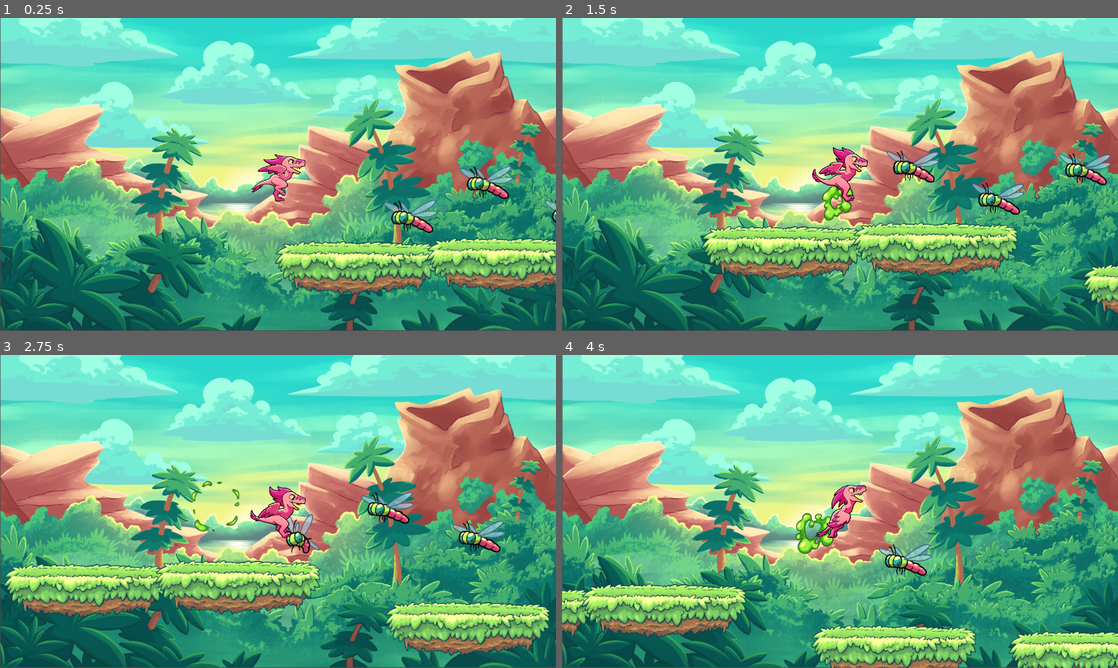
Above: before the commit, frames 1-4 (two rows, left to right).
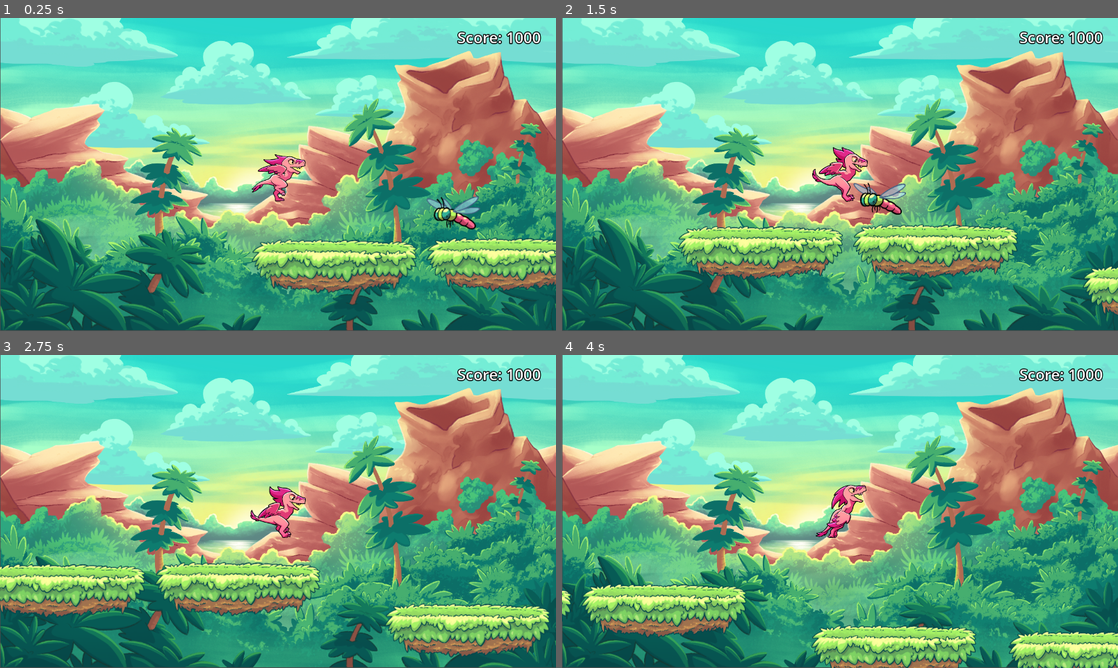
Above: after the commit, the same moments.

Repository: Rold-Bondswell/Prototype-2
Game: Godot game, scene res://Scenes/main.tscn
Two runs of this game, one before a commit and one after it. Both use one fixed random seed, a clock stepped at 60 frames per second and the inputs below.
Inputs:
- Up to frame 1 (0.25 s): no input
- Up to frame 2 (1.5 s): tap Space (jump) at 0.77 s
- Up to frame 3 (2.75 s): tap Space (jump) at 1.52 s
- Up to frame 4 (4 s): tap Space (jump) at 3.02, 3.77 s

The runs differ from the first frame. In frame 1, 5.7% of the frame differs, in the area x 45-100%, y 4-89%; in frame 2, 9.1%; in frame 3, 10%, in the area x 0-99%, y 4-97%; in frame 4, 2.0%.

Commit message:
We made the score in the top right and fixed the bug collecting sound

Diff:
--- a/Scenes/main.tscn
+++ b/Scenes/main.tscn
@@ -25,26 +25,10 @@
 [node name="Moving" type="Node2D" parent="Enviorment"]
 
 [node name="Platform" parent="Enviorment/Moving" instance=ExtResource("2_kjvn1")]
-position = Vector2(51, 8)
+position = Vector2(-3, 4)
 
 [node name="Collectible" parent="Enviorment/Moving" node_paths=PackedStringArray("game") instance=ExtResource("6_0camp")]
-position = Vector2(544, -112)
-game = NodePath("../../..")
-
-[node name="Collectible2" parent="Enviorment/Moving" node_paths=PackedStringArray("game") instance=ExtResource("6_0camp")]
-position = Vector2(174, -108)
-game = NodePath("../../..")
-
-[node name="Collectible3" parent="Enviorment/Moving" node_paths=PackedStringArray("game") instance=ExtResource("6_0camp")]
-position = Vector2(954, -114)
-game = NodePath("../../..")
-
-[node name="Collectible4" parent="Enviorment/Moving" node_paths=PackedStringArray("game") instance=ExtResource("6_0camp")]
-position = Vector2(744, -180)
-game = NodePath("../../..")
-
-[node name="Collectible5" parent="Enviorment/Moving" node_paths=PackedStringArray("game") instance=ExtResource("6_0camp")]
-position = Vector2(348, -186)
+position = Vector2(272, -116)
 game = NodePath("../../..")
 
 [node name="player" parent="." node_paths=PackedStringArray("camera") instance=ExtResource("3_wmeeo")]
@@ -57,4 +41,35 @@
 [node name="Sounds" type="Node2D" parent="."]
 
 [node name="CollectSound" type="AudioStreamPlayer2D" parent="Sounds"]
+position = Vector2(192, -30)
 stream = ExtResource("7_bbadm")
+
+[node name="HUD" type="CanvasLayer" parent="."]
+layer = 99
+
+[node name="UI" type="Control" parent="HUD"]
+layout_mode = 3
+anchors_preset = 0
+offset_left = -1.0
+offset_top = 9.0
+offset_right = -1.0
+offset_bottom = 9.0
+
+[node name="Score" type="Label" parent="HUD/UI"]
+layout_mode = 1
+anchors_preset = 6
+anchor_left = 1.0
+anchor_top = 0.5
+anchor_right = 1.0
+anchor_bottom = 0.5
+offset_left = 1152.0
+offset_top = 18.0
+offset_right = 1246.0
+offset_bottom = 52.0
+grow_horizontal = 0
+grow_vertical = 2
+theme_override_colors/font_outline_color = Color(0, 0, 0, 1)
+theme_override_constants/outline_size = 8
+theme_override_font_sizes/font_size = 35
+text = "Score: 1000"
+horizontal_alignment = 2
--- a/Scripts/game.gd
+++ b/Scripts/game.gd
@@ -2,6 +2,7 @@
 
 @export var world_speed = 250
 @export var moving_enviorment: Node2D
+@export var collectible_pitch_reset_interval = 2000
 
 @onready var collect_sound = $Sounds/CollectSound
 
@@ -11,10 +12,13 @@
 var next_spawn_time = 0
 var score = 0
 var collectible_pitch = 1.0
+var reset_collectible_pitch_time = 0
 func _ready():
 	rng.randomize()
 
 func _process(delta):
+	if Time.get_ticks_msec() > reset_collectible_pitch_time:
+		collectible_pitch = 1.0
 	#check to see if we need to sp=awn a new platform
 	if Time.get_ticks_msec() > next_spawn_time:
 		_spawn_next_platform() #refactoring
@@ -42,4 +46,5 @@
 	collect_sound.set_pitch_scale(collectible_pitch)
 	collect_sound.play()
 	collectible_pitch += 0.1
+	reset_collectible_pitch_time = Time.get_ticks_msec() + collectible_pitch_reset_interval
 	print(score)
